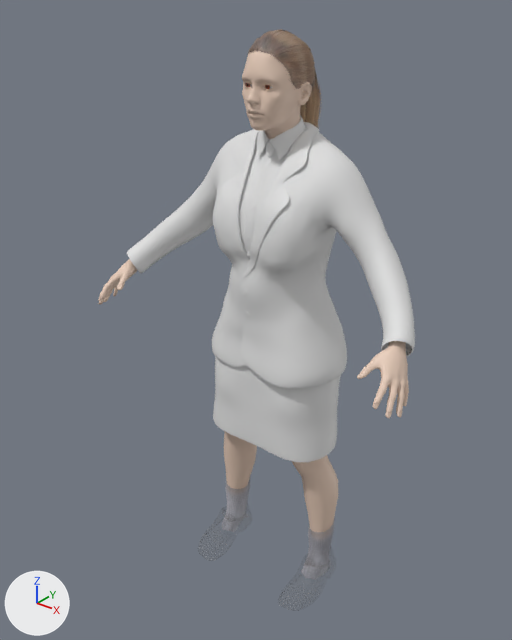
The FBX model Modelling/Users/Prosecutor.fbx: old version first, new version second.
Both versions are drawn from a camera (50 mm lens) standing at (1.021, -1.403, 1.647) and looking at (-0.051, -0.064, 0.816). The lights are fixed; the arrows at lower left show +X, +Y and +Z. Where no turn or scale is listed for an object, it has been applied to the vertices. Vertices at the same position are counted once.

The first picture shows 'fem_suitMesh', 'ponytail01Mesh', 'prosecutorMesh', 'shoes04Mesh'.
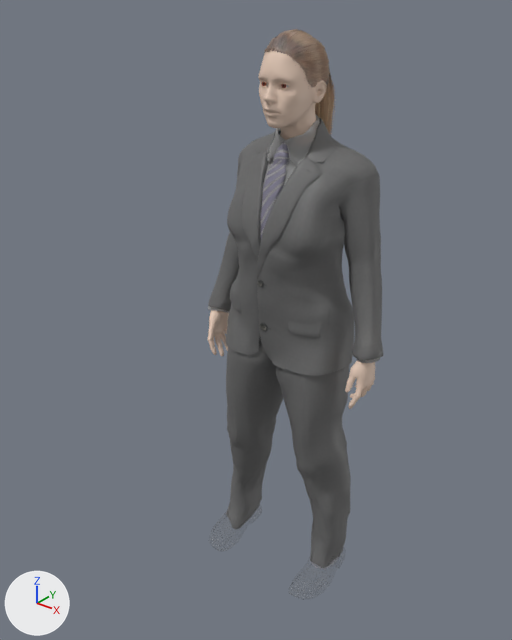
Where the change shows, as pixel boxes (x1, y1, x2, y2) in the pictures (512 x 640 px; the box of a moved part takes in the faces that stretch with it):
'male_elegantsuit01Mesh', added
    after: (208, 114, 383, 568)
'fem_suitMesh', deleted
    before: (127, 114, 415, 462)
'prosecutorMesh', reshaped (46% narrower, 25% shorter)
    before: (98, 50, 409, 532)
    after: (208, 50, 375, 409)
'ponytail01Mesh', reshaped
    before: (248, 29, 322, 129)
    after: (264, 29, 335, 135)
part 1 of me_ponytail01, moved or reshaped
    before: (248, 30, 315, 88)
    after: (264, 30, 329, 87)
part 2 of me_ponytail01, moved or reshaped
    before: (292, 74, 315, 87)
    after: (307, 70, 330, 85)
part 3 of me_ponytail01, moved or reshaped
    before: (284, 62, 315, 71)
    after: (300, 60, 329, 70)
part 4 of me_ponytail01, moved or reshaped
    before: (274, 45, 311, 58)
    after: (290, 44, 325, 57)
part 5 of me_ponytail01, moved or reshaped
    before: (263, 29, 288, 52)
    after: (279, 29, 302, 52)
part 6 of me_ponytail01, moved or reshaped
    before: (253, 37, 262, 51)
    after: (269, 37, 278, 51)
part 7 of me_ponytail01, moved or reshaped
    before: (300, 71, 322, 129)
    after: (315, 69, 335, 135)
part 8 of me_prosecutor, added (beige)
    after: (208, 310, 229, 356)
part 9 of me_prosecutor, added (beige)
    after: (345, 360, 375, 409)
part 10 of me_prosecutor, deleted (beige)
    before: (357, 341, 409, 418)
part 11 of me_prosecutor, deleted (beige)
    before: (98, 259, 137, 305)
part 12 of me_prosecutor, deleted (beige)
    before: (292, 455, 338, 532)
part 13 of me_prosecutor, moved or reshaped
    before: (242, 50, 312, 139)
    after: (258, 50, 327, 140)
part 14 of me_prosecutor, deleted (brown)
    before: (224, 432, 257, 489)
'shoes04Mesh', unchanged, covered by the edit
    before: (222, 479, 335, 580)
    after: (311, 555, 340, 569)

The change, as a list of edits to the scene's bpy script:
```text
Add mat_male_elegantsuit01:
    mat_male_elegantsuit01 = bpy.data.materials.new('male_elegantsuit01')
    # uses the picture img_male_elegantsuit01_diffuse_png
Change me_ponytail01:
    remove me_ponytail01.from_pydata(...)  # 3678 vertices, 2672 faces; spans x -0.071..0.071, y -0.122..0.114, z 1.189..1.54
    add me_ponytail01.from_pydata(...)  # 3678 vertices, 2672 faces; spans x -0.071..0.071, y -0.064..0.176, z 1.185..1.538
    me_ponytail01 part 1: the loose piece of 539 vertices spanning x -0.071..0.07, y -0.122..0.07, z 1.339..1.539 is turned 1.3 degrees about the x axis through its middle, then moved by (0.0, 0.059, -0.002)
    me_ponytail01 part 2: the loose piece of 63 vertices spanning x 0.019..0.071, y -0.088..0.039, z 1.421..1.468 is scaled about its middle by (1, 0.995, 1.06), then moved by (0.0, 0.059, -0.002)
    me_ponytail01 part 3: the loose piece of 63 vertices spanning x 0.021..0.069, y -0.1..0.036, z 1.458..1.478 is turned 1.2 degrees about the x axis through its middle, then moved by (0.0, 0.059, -0.002)
    me_ponytail01 part 4: the loose piece of 63 vertices spanning x 0.021..0.055, y -0.114..0.033, z 1.481..1.509 is turned 1.2 degrees about the x axis through its middle, then moved by (0.0, 0.058, -0.002)
    me_ponytail01 part 5: the loose piece of 63 vertices spanning x -0.004..0.028, y -0.12..0.031, z 1.494..1.54 is turned 1.2 degrees about the x axis through its middle, then moved by (0.0, 0.058, -0.002)
    me_ponytail01 part 6: the loose piece of 66 vertices spanning x -0.034..0.015, y -0.122..0.029, z 1.491..1.529 is turned 1.2 degrees about the x axis through its middle, then moved by (0.0, 0.058, -0.003)
    me_ponytail01 part 7: 2555 of 3678 vertices moved; they spanned x -0.034..0.031, y 0.041..0.114, z 1.189..1.485 and now span x -0.034..0.031, y 0.1..0.176, z 1.185..1.485; mean shift (0.0, 0.061, -0.002); largest move (0.023, 0.079, 1.313) -> (0.023, 0.142, 1.31)
Change me_prosecutor:
    remove me_prosecutor.from_pydata(...)  # 8382 vertices, 8298 faces; spans x -0.473..0.473, y -0.28..0.039, z 0.166..1.533
    add me_prosecutor.from_pydata(...)  # 7744 vertices, 7700 faces; spans x -0.252..0.281, y -0.094..0.099, z 0.636..1.531
    me_prosecutor part 8: a new loose piece of 1709 vertices spanning x -0.252..-0.197, y -0.083..0.041, z 0.636..0.853, in mat_prosecutor (beige #e7ccb9)
    me_prosecutor part 9: a new loose piece of 1709 vertices spanning x 0.216..0.281, y -0.063..0.044, z 0.655..0.86, in mat_prosecutor (beige #e7ccb9)
    me_prosecutor part 10: the loose piece of 1669 vertices spanning x 0.372..0.473, y -0.28..-0.121, z 0.81..0.954 is deleted
    me_prosecutor part 11: the loose piece of 1669 vertices spanning x -0.473..-0.372, y -0.28..-0.121, z 0.81..0.954 is deleted
    me_prosecutor part 12: the loose piece of 380 vertices spanning x 0.037..0.201, y -0.128..0.035, z 0.166..0.65 is deleted
    me_prosecutor part 13: 4282 vertices removed from x -0.081..0.081, y -0.154..0.039, z 1.289..1.533; 4324 vertices added at x -0.081..0.081, y -0.094..0.099, z 1.278..1.531
    me_prosecutor part 14: 380 vertices removed from x -0.201..-0.037, y -0.128..0.035, z 0.166..0.65
Remove ob_fem_suitmesh:
    ob_fem_suitmesh = bpy.data.objects.new('fem_suitMesh', me_fem_suit)
Add ob_male_elegantsuit01mesh:
    ob_male_elegantsuit01mesh = bpy.data.objects.new('male_elegantsuit01Mesh', me_male_elegantsuit01)  # 7613 vertices, 7478 faces; spans x -0.271..0.295, y -0.118..0.162, z 0.044..1.342
    ob_male_elegantsuit01mesh.location = (0.0, 0.0, 0.0)
```
